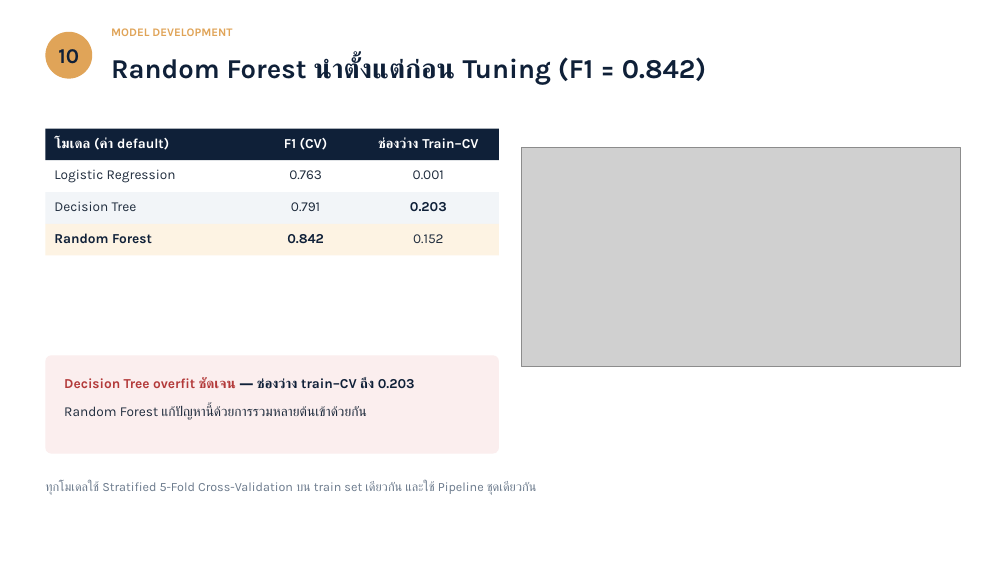
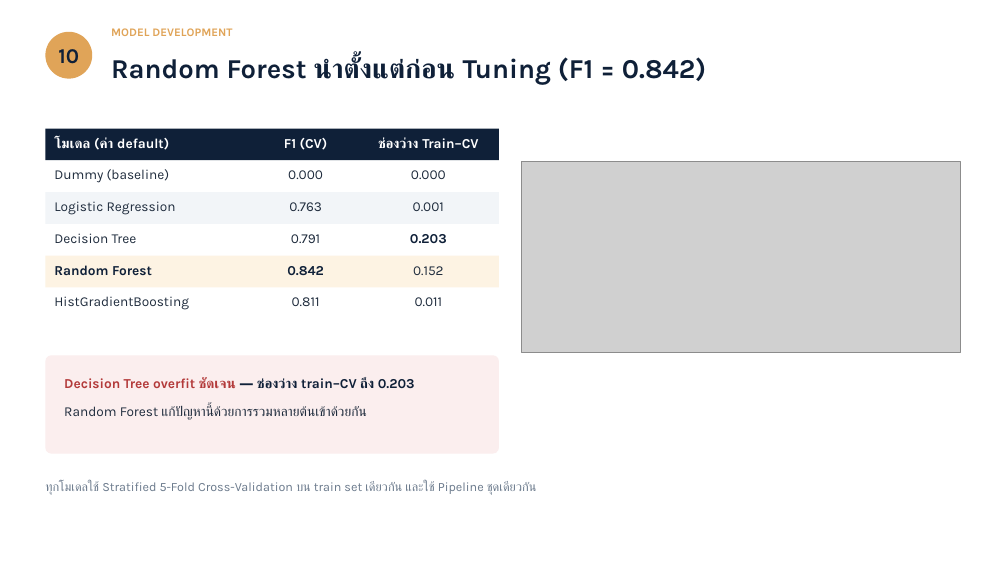
Before and after one commit to Hake2549/ML, a slide deck: slide 10 of slides/Hotel-Booking-Cancellation-Prediction.pptx. Drawn at 1008x567 pixels with LibreOffice and Linux fonts; fonts in the diff are those of the drawing; grey boxes stand for pictures. Boxes give left, top, right and bottom in pixels: in the first picture for what was removed or moved away, otherwise in the second. Text is boxed around its words. In the diff, an @@ line names an element or a change of style, - is before the commit and + after.

Commit message:
Revert "Drop Dummy and HistGradientBoosting from the whole project"
This reverts commit 3b1f2a86e98d934c4218596878dfd3434eddf85b.

```diff
--- a/slides/Hotel-Booking-Cancellation-Prediction.pptx
+++ b/slides/Hotel-Booking-Cancellation-Prediction.pptx
@@ text added at [54, 169, 169, 183], 13 pt, text #1F2C3D @@
+Dummy (baseline)
@@ text at [288, 170, 323, 179]: text changed @@
-0.763
+0.000
@@ text at [411, 170, 446, 179]: text changed @@
-0.001
+0.000
@@ picture: place and size @@
-picture at [522, 147, 960, 367]
+picture at [522, 161, 960, 352]
@@ text at [289, 202, 322, 211]: text changed @@
-0.791
+0.763
@@ text at [413, 202, 444, 211]: text changed; text colour #0F2038 to #1F2C3D; bold off @@
-0.203
+0.001
@@ text added at [291, 234, 320, 243], 13 pt, text #1F2C3D @@
+0.791
@@ text added at [410, 234, 447, 244], 13 pt, text #0F2038, bold @@
+0.203
@@ 5 texts, 1 rectangle: place and size @@
-5 texts, 1 rectangle at [45, 169, 499, 256]
+5 texts, 1 rectangle at [45, 201, 499, 287]
@@ text added at [54, 296, 189, 310], 13 pt, text #1F2C3D @@
+HistGradientBoosting
@@ text added at [292, 297, 320, 306], 13 pt, text #1F2C3D @@
+0.811
@@ text added at [415, 297, 443, 306], 13 pt, text #1F2C3D @@
+0.011
```
Also in this commit, not shown: 4 other slides changed, 20 other files.
